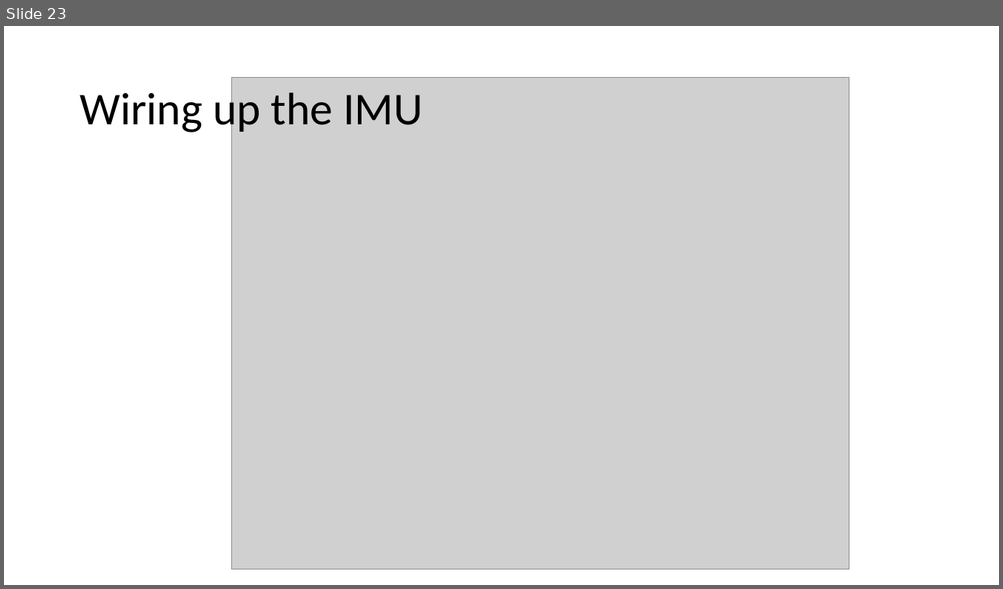
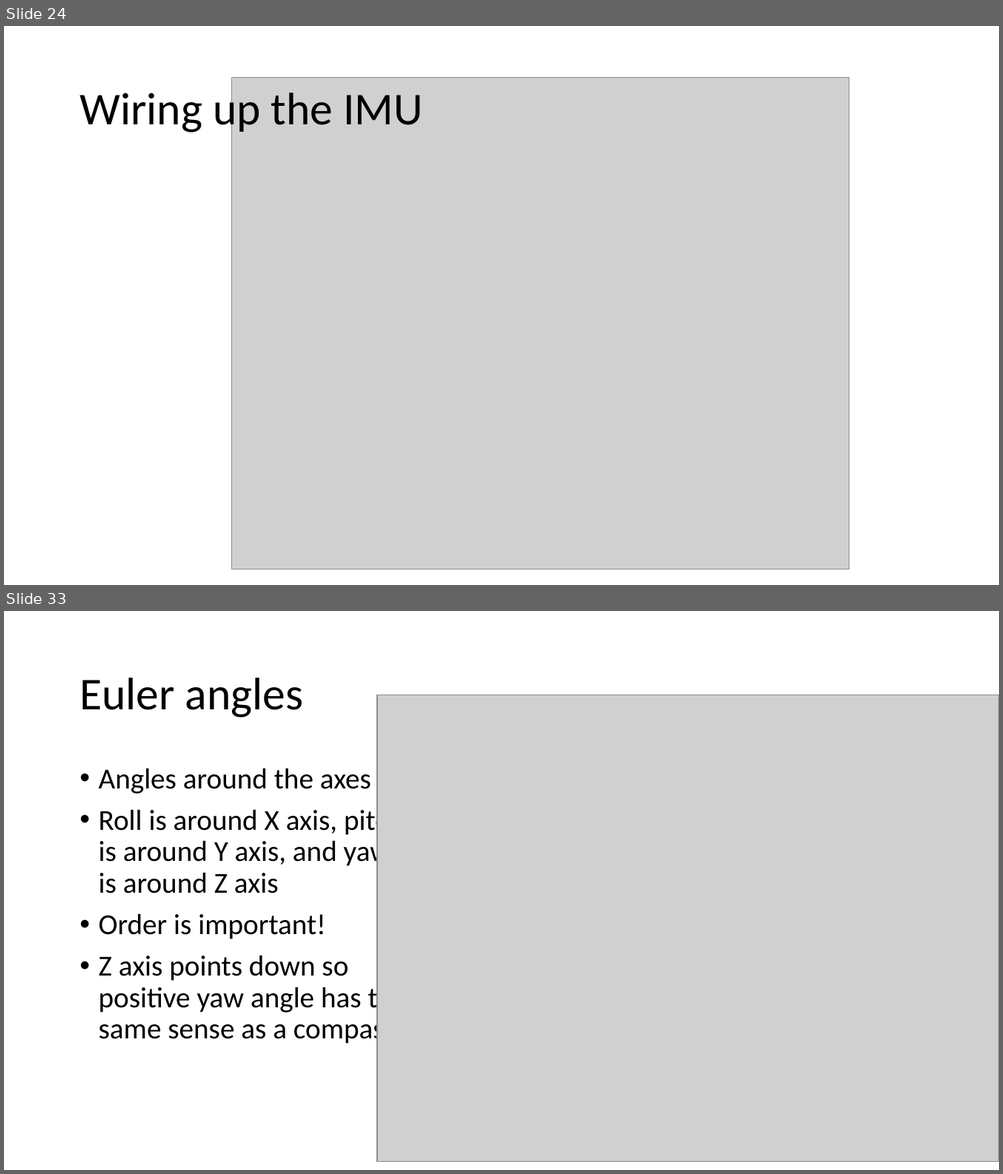
Before and after one commit to logos-electromechanical/SensorWorkshop, a slide deck: presentation/Mobile Sensors Workshop, Part 2.pptx. Shown one above the other, each under a label of ours: slide 23 before the commit, slides 24 and 33 after it; the slides between them are not shown. The pictures are 1003x589 and 1003x1174 pixels, drawn with LibreOffice and Linux fonts; fonts in the diff are those of the drawing; grey boxes stand for pictures. Boxes give left, top, right and bottom in pixels: in the first picture for what was removed or moved away, otherwise in the second. Text is boxed around its words. In the diff, an @@ line names an element or a change of style, - is before the commit and + after.

```diff
--- a/presentation/Mobile Sensors Workshop, Part 2.pptx
+++ b/presentation/Mobile Sensors Workshop, Part 2.pptx
@@ slide 33 added at [4,611,999,1170], background #FFFFFF @@
@@ title added at [79,678,304,718], 44 pt, text #000000 @@
+Euler angles
@@ picture added at [377,695,999,1162] @@
@@ text added at [99,768,407,1046], 28 pt, text #000000 @@
+• Angles around the axes
+• Roll is around X axis, pitch is around Y axis, and yaw is around Z axis
+• Order is important!
+• Z axis points down so positive yaw angle has the same sense as a compass.
@@ what was slide 23 is now slide 24 @@
```
Also in this commit, not shown: 1 slide changed, 13 other slides added, 24 other files.
